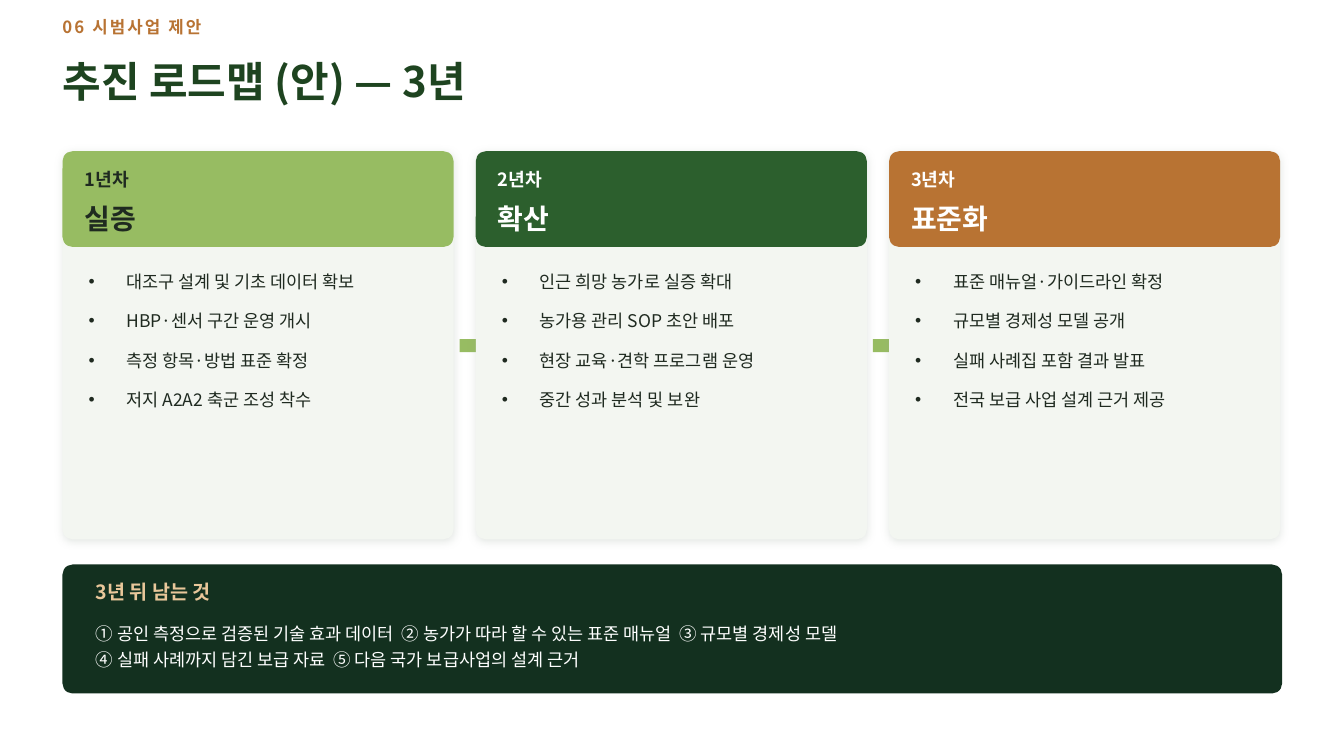
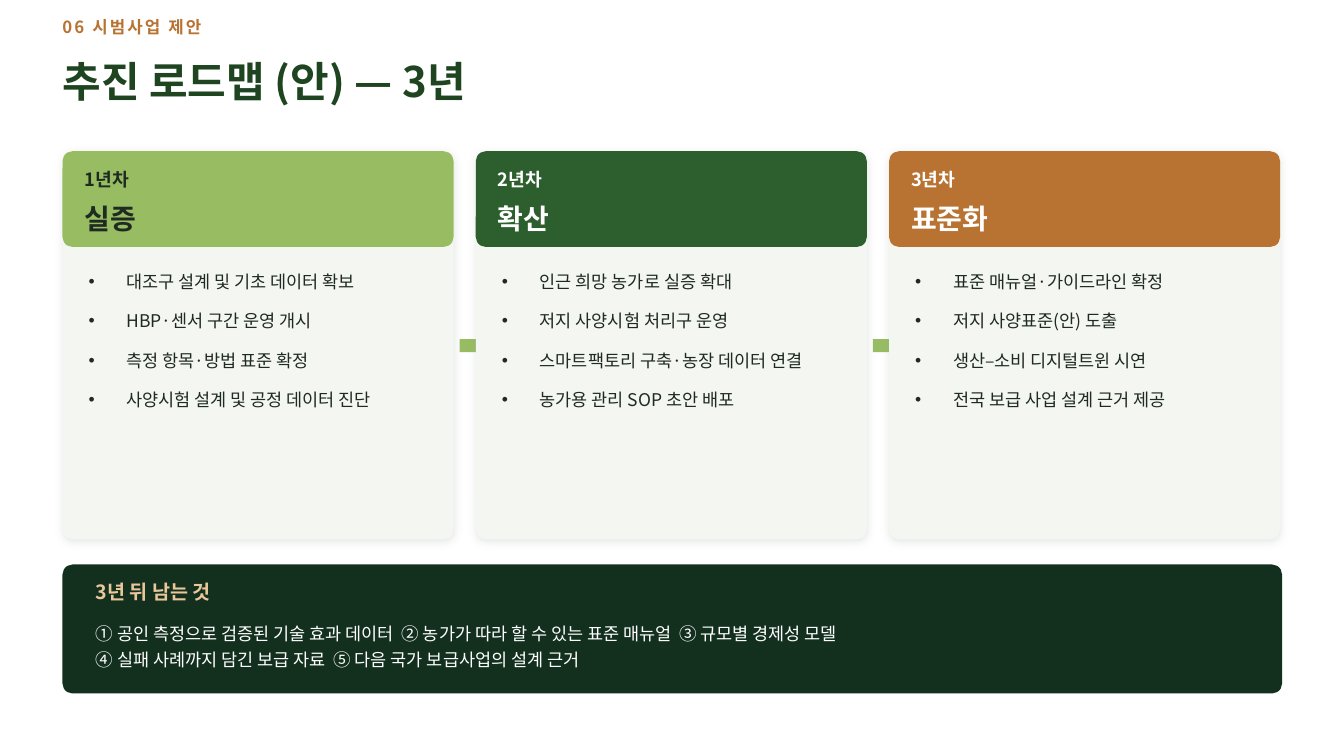
Before and after one commit to hhj3150/Dr-Ha--agent, a slide deck: slide 45 of deliverables/2026-08-10-nias-seminar/저지종_유가공목장_운영_현장사례.pptx (slide 43 before the commit). Drawn at 1344x756 pixels with LibreOffice and Linux fonts; fonts in the diff are those of the drawing. Boxes give left, top, right and bottom in pixels: in the first picture for what was removed or moved away, otherwise in the second. Text is boxed around its words. In the diff, an @@ line names an element or a change of style, - is before the commit and + after.

```diff
--- a/deliverables/2026-08-10-nias-seminar/저지종_유가공목장_운영_현장사례.pptx
+++ b/deliverables/2026-08-10-nias-seminar/저지종_유가공목장_운영_현장사례.pptx
@@ text at [540,312,802,369]: paragraphs added @@
+• 저지 사양시험 처리구 운영
+• 스마트팩토리 구축·농장 데이터 연결
@@ text at [953,312,1147,369]: text changed @@
-• 규모별 경제성 모델 공개
-• 실패 사례집 포함 결과 발표
+• 저지 사양표준(안) 도출
+• 생산–소비 디지털트윈 시연
@@ text at [540,352,754,408]: paragraphs removed @@
-• 현장 교육·견학 프로그램 운영
-• 중간 성과 분석 및 보완
@@ text at [127,391,371,408]: text changed @@
-• 저지 A2A2 축군 조성 착수
+• 사양시험 설계 및 공정 데이터 진단
```
Also in this commit, not shown: 2 other slides changed, 2 slides added, 3 other files.
